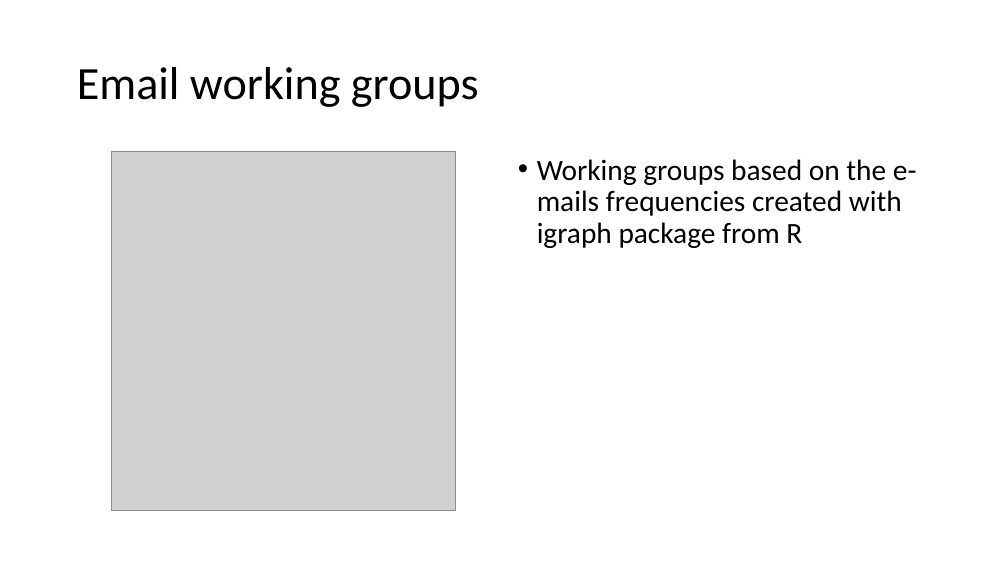
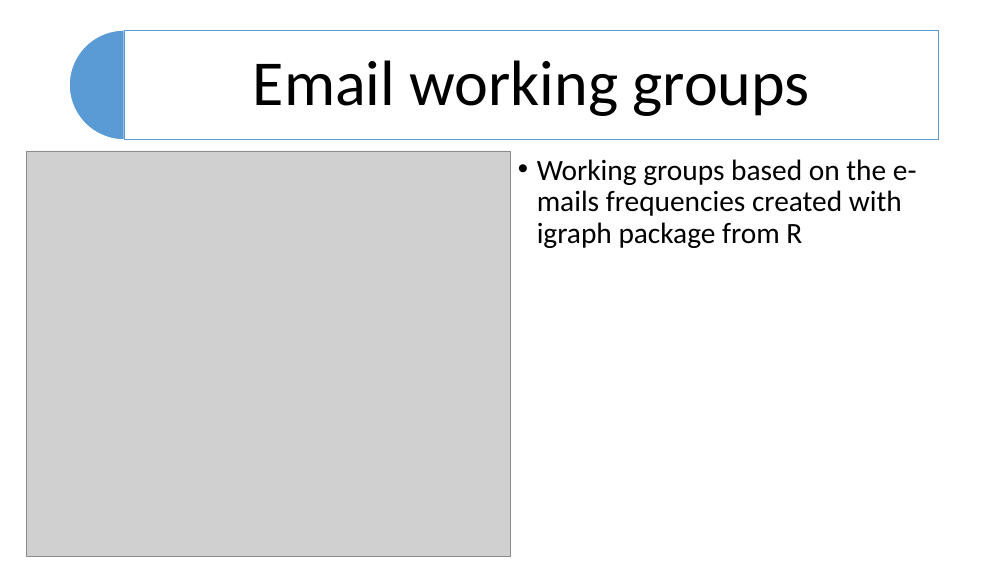
Before and after one commit to dbancea/enron-email-analyses, a slide deck: slide 5 of enron_email_analyses.pptx. Drawn at 1008x567 pixels with LibreOffice and Linux fonts; fonts in the diff are those of the drawing; grey boxes stand for pictures. Boxes give left, top, right and bottom in pixels: in the first picture for what was removed or moved away, otherwise in the second. Text is boxed around its words. In the diff, an @@ line names an element or a change of style, - is before the commit and + after.

```diff
--- a/enron_email_analyses.pptx
+++ b/enron_email_analyses.pptx
@@ pie slice (boxed as its full ellipse) added at <box>70,30,179,140</box>, fill #5B9BD5, outline #FFFFFF 1 pt @@
@@ text "Email working groups": place and size @@
-text "Email working groups" at <box>77,67,479,107</box>
+text "Email working groups" at <box>253,60,810,116</box>
@@ text "Email working groups" at <box>253,60,810,116</box>: size 44 to 61 pt; alignment left to centre; more space between paragraphs @@
@@ rectangle added at <box>124,30,939,140</box>, fill #FFFFFF at 90% opacity, outline #5B9BD5 1 pt @@
@@ picture: place and size @@
-picture at <box>112,151,456,511</box>
+picture at <box>26,151,510,557</box>
```
Also in this commit, not shown: 7 other slides changed, 4 other files.
